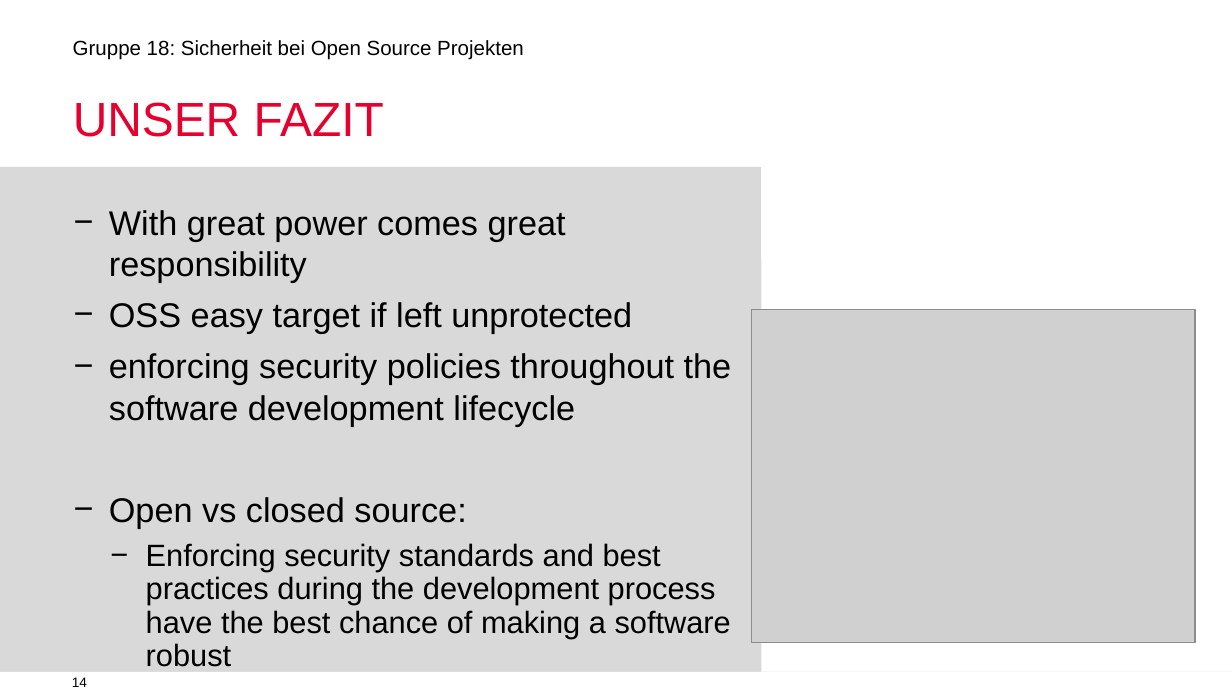
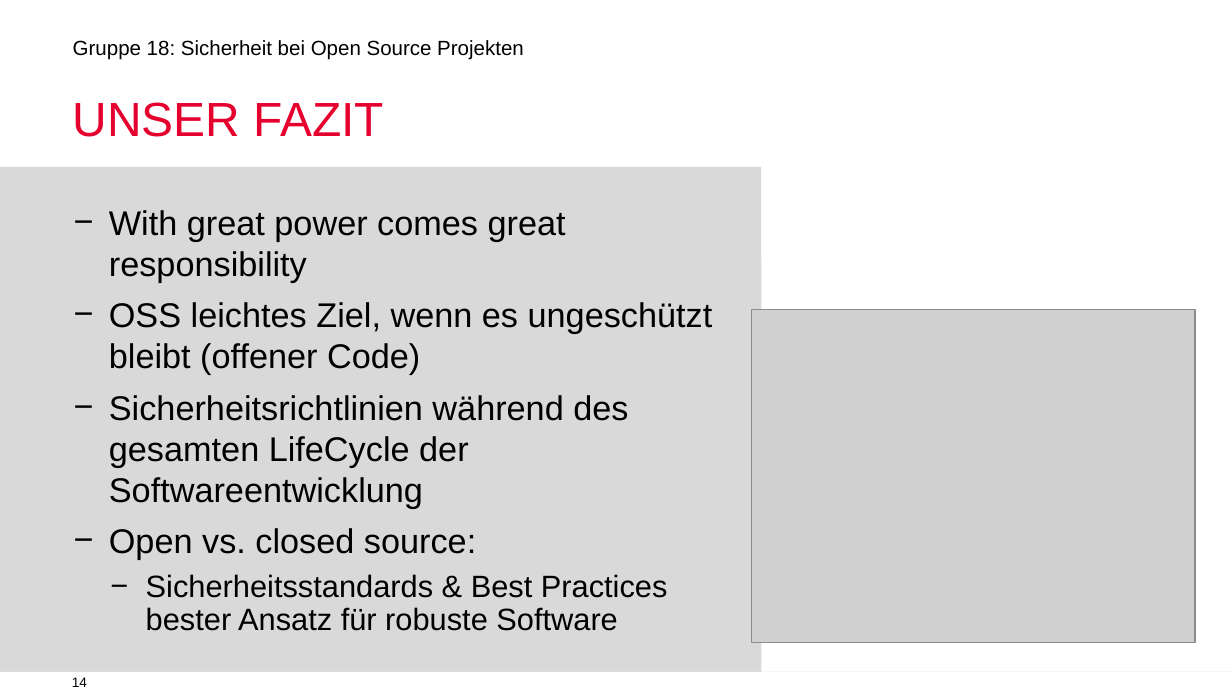
Before and after one commit to jimyouare/digitalenachhaltigkeit, a slide deck: slide 14 of Vortrag/Gruppenpräsentation Sicherheit bei Open Source Projekten.pptx. Drawn at 1232x693 pixels with LibreOffice and Linux fonts; fonts in the diff are those of the drawing; grey boxes stand for pictures; background and template pictures are left out. Boxes give left, top, right and bottom in pixels: in the first picture for what was removed or moved away, otherwise in the second. Text is boxed around its words. In the diff, an @@ line names an element or a change of style, - is before the commit and + after.

```diff
--- a/Vortrag/Gruppenpräsentation Sicherheit bei Open Source Projekten.pptx
+++ b/Vortrag/Gruppenpräsentation Sicherheit bei Open Source Projekten.pptx
@@ text at [109, 302, 713, 631]: text changed @@
-− OSS easy target if left unprotected
-− enforcing security policies throughout the software development lifecycle
-− Open vs closed source:
-  − Enforcing security standards and best practices during the development process have the best chance of making a software robust
+− OSS leichtes Ziel, wenn es ungeschützt bleibt (offener Code)
+− Sicherheitsrichtlinien während des gesamten LifeCycle der Softwareentwicklung
+− Open vs. closed source:
+  − Sicherheitsstandards & Best Practices bester Ansatz für robuste Software
```
Also in this commit, not shown: 3 other slides changed, 3 other files.
